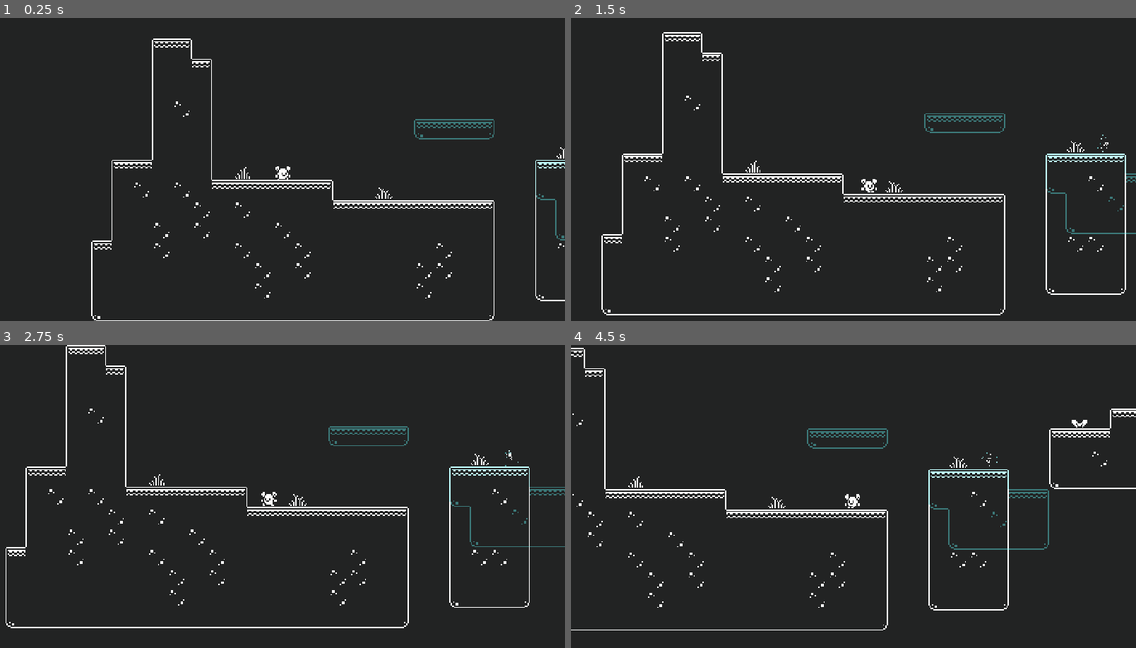
Above: before the commit, frames 1-4 (two rows, left to right).
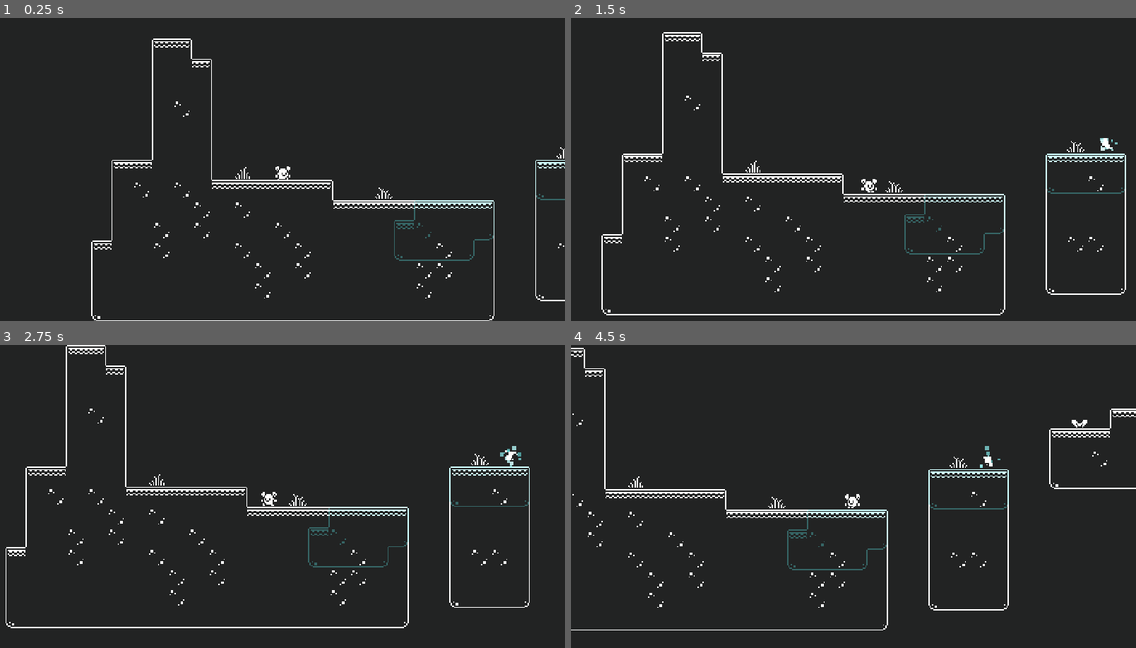
Above: after the commit, the same moments.

Repository: jrenato/duality
Game: Godot game, scene res://Levels/level.tscn
The game is run twice, just before and just after one commit, with the same random seed, the same clock (stepped at 60 frames per second) and the same inputs.
Inputs:
- Up to frame 1 (0.25 s): no input
- Up to frame 2 (1.5 s): tap Enter at 0.5 s; hold W (enter, bound only after the commit) 0.53-1.28 s; hold D (move_right) from 0.53 s (still down); tap Space (jump) at 0.77 s; tap W (enter, bound only after the commit) at 1.35 s
- Up to frame 3 (2.75 s): tap Space (jump) at 1.52 s; release D (move_right) at 2.03 s; hold A (move_left) from 2.03 s (still down); hold W (enter, bound only after the commit) from 2.03 s (still down)
- Up to frame 4 (4.5 s): release A (move_left) at 2.78 s; release W (enter, bound only after the commit) at 2.78 s; hold D (move_right) 2.78-4.28 s; tap W (enter, bound only after the commit) at 2.85, 4.35 s; tap Space (jump) at 3.02, 3.77 s; hold W (enter, bound only after the commit) 3.53-4.28 s; hold A (move_left) from 4.28 s (still down)

The runs differ from the first frame. In frame 1, 0.8% of the frame differs, in the area x 69-100%, y 33-81%; in frame 2, 0.9%; in frame 3, 1.0%; in frame 4, 1.2%, in the area x 38-85%, y 27-75%.

Commit message:
Added dimension switch base logic

Diff:
--- /dev/null
+++ b/Autoloads/events.gd
@@ -0,0 +1,3 @@
+extends Node
+
+signal toggled_dimension
--- /dev/null
+++ b/Levels/level.gd
@@ -0,0 +1,33 @@
+extends Node2D
+class_name Level
+
+@onready var tile_map_white: TileMap = $TileMapWhite
+@onready var tile_map_blue: TileMap = $TileMapBlue
+
+@export_enum("White", "Blue") var current_dimension: String = "White" :
+	set(dimension):
+		current_dimension = dimension
+		update_dimensions()
+	get:
+		return current_dimension
+
+
+func _ready() -> void:
+	Events.toggled_dimension.connect(toggle_dimension)
+	update_dimensions()
+
+
+func toggle_dimension() -> void:
+	if current_dimension == "White":
+		current_dimension = "Blue"
+	elif current_dimension == "Blue":
+		current_dimension = "White"
+
+
+func update_dimensions() -> void:
+	if current_dimension == "White":
+		tile_map_white.modulate.a = 1.0
+		tile_map_blue.modulate.a = 0.3
+	elif current_dimension == "Blue":
+		tile_map_white.modulate.a = 0.3
+		tile_map_blue.modulate.a = 1.0
--- a/Levels/level.tscn
+++ b/Levels/level.tscn
@@ -1,11 +1,14 @@
-[gd_scene load_steps=5 format=3 uid="uid://c4w8s0jwpen8a"]
+[gd_scene load_steps=7 format=3 uid="uid://c4w8s0jwpen8a"]
 
 [ext_resource type="TileSet" uid="uid://oid3mad24aji" path="res://Levels/tilemapwhite.tres" id="1_onl5i"]
+[ext_resource type="Script" path="res://Levels/level.gd" id="1_vtri3"]
 [ext_resource type="PackedScene" uid="uid://bxurph16m1826" path="res://Player/player.tscn" id="2_4dlxn"]
 [ext_resource type="TileSet" uid="uid://ch7wf05mr1l85" path="res://Levels/tilemapblue.tres" id="2_f40yh"]
 [ext_resource type="PackedScene" uid="uid://d1sqaltwsaun2" path="res://Levels/vortex.tscn" id="4_5ycj7"]
+[ext_resource type="PackedScene" uid="uid://bb1hgjhwn0d81" path="res://Levels/diamond.tscn" id="6_mpge5"]
 
 [node name="Level" type="Node2D"]
+script = ExtResource("1_vtri3")
 
 [node name="TileMapWhite" type="TileMap" parent="."]
 tile_set = ExtResource("1_onl5i")
@@ -13,10 +16,10 @@
 layer_0/tile_data = PackedInt32Array(851969, 720896, 14, 786433, 720896, 14, 720897, 720896, 6, 655361, 786432, 14, 589 …(3998 unchanged characters)…
 
 [node name="TileMapBlue" type="TileMap" parent="."]
-modulate = Color(0.392157, 1, 1, 0.392157)
+modulate = Color(0.392157, 1, 1, 1)
 tile_set = ExtResource("2_f40yh")
 format = 2
-layer_0/tile_data = PackedInt32Array(524303, 786432, 16, 524302, 720896, 16, 524301, 720896, 16, 524300, 655360, 16, 720917, 720896, 6, 655381, 786432, 13, 720916, 720896, 6, 655380, 720896, 13, 720915, 720896, 6, 655379, 720896, 13, 720914, 655360, 15, 655378, 655360, 13, 851989, 720896, 15, 786453, 720896, 14, 851988, 720896, 15, 786452, 720896, 6, 851987, 655360, 15, 786451, 655360, 14, 851991, 786432, 15, 786455, 786432, 14, 720919, 786432, 13, 851990, 720896, 15, 786454, 720896, 6, 720918, 720896, 13)
+layer_0/tile_data = PackedInt32Array(655381, 786432, 13, 655380, 720896, 13, 655379, 720896, 13, 655378, 655360, 13, 720917, 786432, 15, 720916, 720896, 15, 720915, 720896, 15, 720914, 655360, 15, 851983, 786432, 15, 786447, 786432, 13, 851982, 720896, 6, 786446, 720896, 13, 851981, 720896, 6, 786445, 720896, 13, 851980, 720896, 14, 786444, 655360, 13, 917518, 786432, 15, 917517, 720896, 15, 917516, 720896, 15, 917515, 655360, 15, 851979, 655360, 13)
 
 [node name="Player" parent="." instance=ExtResource("2_4dlxn")]
 position = Vector2(88, 168)
@@ -26,3 +29,6 @@
 
 [node name="Vortex" parent="." instance=ExtResource("4_5ycj7")]
 position = Vector2(336, 152)
+
+[node name="Diamond" parent="." instance=ExtResource("6_mpge5")]
+position = Vector2(120, 168)
--- a/Levels/vortex.gd
+++ b/Levels/vortex.gd
@@ -2,8 +2,10 @@
 
 
 func _on_body_entered(body: Node2D) -> void:
-	pass # Replace with function body.
+	if body is Player:
+		body.vortex_nearby = self
 
 
 func _on_body_exited(body: Node2D) -> void:
-	pass # Replace with function body.
+	if body is Player:
+		body.vortex_nearby = null
--- a/Levels/vortex.tscn
+++ b/Levels/vortex.tscn
@@ -22,6 +22,7 @@
 orbit_velocity_max = 0.0
 linear_accel_min = 1.0
 linear_accel_max = 5.0
+scale_max = 3.0
 color_ramp = SubResource("GradientTexture1D_drr1a")
 
 [node name="Vortex" type="Area2D"]
@@ -31,7 +32,7 @@
 shape = SubResource("RectangleShape2D_skkkd")
 
 [node name="GPUParticles2D" type="GPUParticles2D" parent="."]
-amount = 16
+amount = 32
 process_material = SubResource("ParticleProcessMaterial_u4aoj")
 
 [connection signal="body_entered" from="." to="." method="_on_body_entered"]
--- a/Player/player.gd
+++ b/Player/player.gd
@@ -1,4 +1,5 @@
 extends PlatformerController2D
+class_name Player
 
 @onready var animated_sprite: AnimatedSprite2D = $AnimatedSprite2D
 
@@ -18,3 +19,10 @@
 			animated_sprite.flip_h = velocity.x < 0
 	else:
 		animated_sprite.play("jump")
+
+
+func _unhandled_input(event: InputEvent) -> void:
+	if Input.is_action_pressed("enter") and vortex_nearby:
+		Events.toggled_dimension.emit()
+		set_collision_mask_value(1, !get_collision_mask_value(1))
+		set_collision_mask_value(2, !get_collision_mask_value(2))
--- a/project.godot
+++ b/project.godot
@@ -14,6 +14,10 @@
 run/main_scene="res://Levels/level.tscn"
 config/features=PackedStringArray("4.0", "GL Compatibility")
 config/icon="res://icon.svg"
+
+[autoload]
+
+Events="*res://Autoloads/events.gd"
 
 [display]
 
@@ -47,6 +51,13 @@
 , Object(InputEventJoypadButton,"resource_local_to_scene":false,"resource_name":"","device":-1,"button_index":0,"pressure":0.0,"pressed":false,"script":null)
 ]
 }
+enter={
+"deadzone": 0.5,
+"events": [Object(InputEventKey,"resource_local_to_scene":false,"resource_name":"","device":-1,"window_id":0,"alt_pressed":false,"shift_pressed":false,"ctrl_pressed":false,"meta_pressed":false,"pressed":false,"keycode":0,"physical_keycode":87,"key_label":0,"unicode":119,"echo":false,"script":null)
+, Object(InputEventKey,"resource_local_to_scene":false,"resource_name":"","device":-1,"window_id":0,"alt_pressed":false,"shift_pressed":false,"ctrl_pressed":false,"meta_pressed":false,"pressed":false,"keycode":0,"physical_keycode":4194320,"key_label":0,"unicode":0,"echo":false,"script":null)
+, Object(InputEventJoypadButton,"resource_local_to_scene":false,"resource_name":"","device":-1,"button_index":1,"pressure":0.0,"pressed":false,"script":null)
+]
+}
 
 [physics]
 
